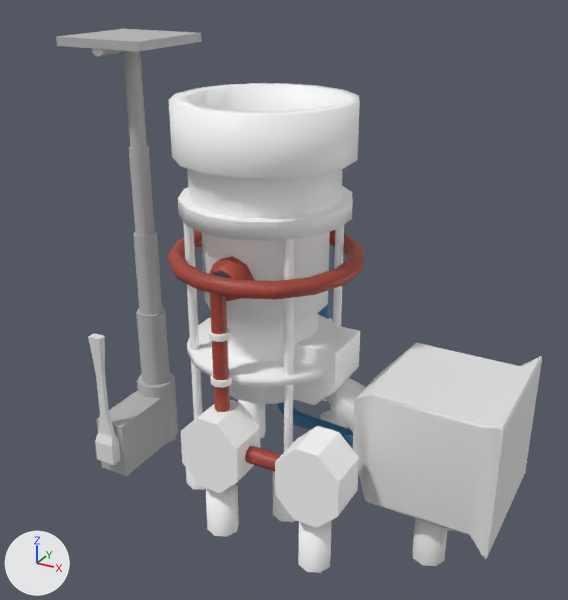
A saved change to the Blender file Assets/homestead/models/iron_furnace_small.blend.
Rendered twice from a 50 mm camera at (3.19, -5.49, 4.49) aimed at (0.13, 0.08, 1.71). Lighting does not change. The marker at lower left points along +X, +Y and +Z.

Names of what the first picture shows: 'cabinet_small', 'cupola_furnace', 'hydraulic_1', 'hydraulic_2', 'hydraulic_3', 'hydraulic_4', 'hydraulic_base', 'hydraulic_lever', 'hydraulic_top'.
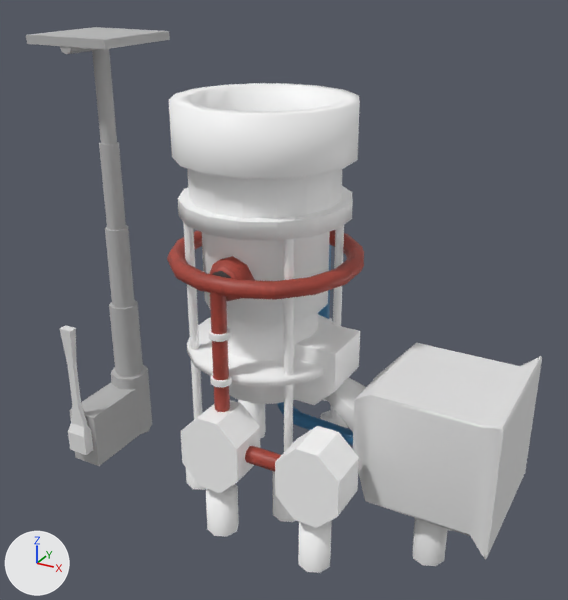
The edits, one by one:
Object 'hydraulic_lever' (ob_hydraulic_lever) moves from (-1.305, -0.735, 0.178) to (-1.645, -0.735, 0.178).
Object 'hydraulic_top' (ob_hydraulic_top) moves from (-1.305, 0.0, 3.796) to (-1.645, 0.0, 3.796).
Object 'hydraulic_4' (ob_hydraulic_4) moves from (-1.305, 0.0, 3.349) to (-1.645, 0.0, 3.349).
Object 'hydraulic_3' (ob_hydraulic_3) moves from (-1.305, 0.0, 2.531) to (-1.645, 0.0, 2.531).
Object 'hydraulic_2' (ob_hydraulic_2) moves from (-1.305, 0.0, 1.734) to (-1.645, 0.0, 1.734).
Object 'hydraulic_1' (ob_hydraulic_1) moves from (-1.305, 0.0, 0.964) to (-1.645, 0.0, 0.964).
Object 'hydraulic_base' (ob_hydraulic_base) moves from (0.0, 0.0, 0.0) to (-0.339, 0.0, 0.0).

Where the change shows, as pixel boxes [x1, y1, x2, y2] in the pictures (568 x 600 px):
'hydraulic_base', moved
    before: [97, 373, 178, 476]
    after: [69, 365, 152, 466]
'hydraulic_1', moved
    before: [136, 307, 170, 385]
    after: [109, 300, 143, 377]
'hydraulic_2', moved
    before: [133, 231, 162, 315]
    after: [105, 225, 134, 308]
'hydraulic_lever', moved
    before: [88, 333, 121, 465]
    after: [59, 325, 93, 455]
'hydraulic_3', moved
    before: [129, 146, 155, 236]
    after: [99, 142, 126, 230]
'hydraulic_top', moved
    before: [56, 29, 202, 57]
    after: [26, 27, 170, 54]
'hydraulic_4', moved
    before: [123, 51, 147, 149]
    after: [92, 49, 117, 144]
